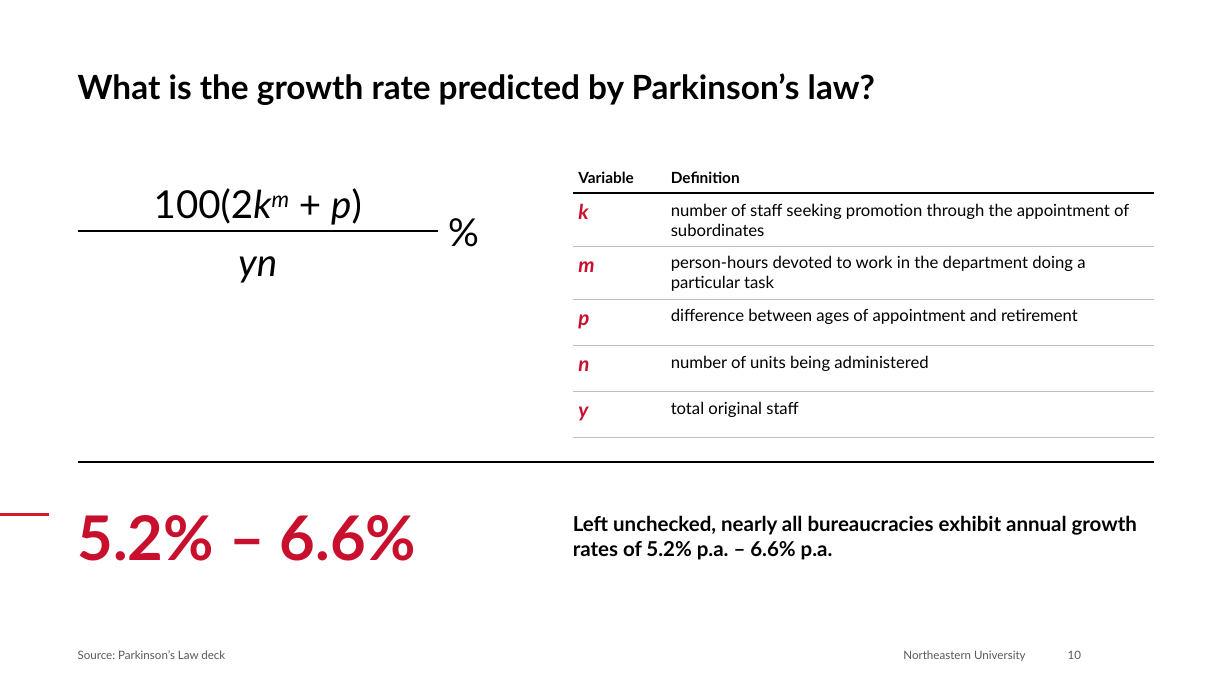
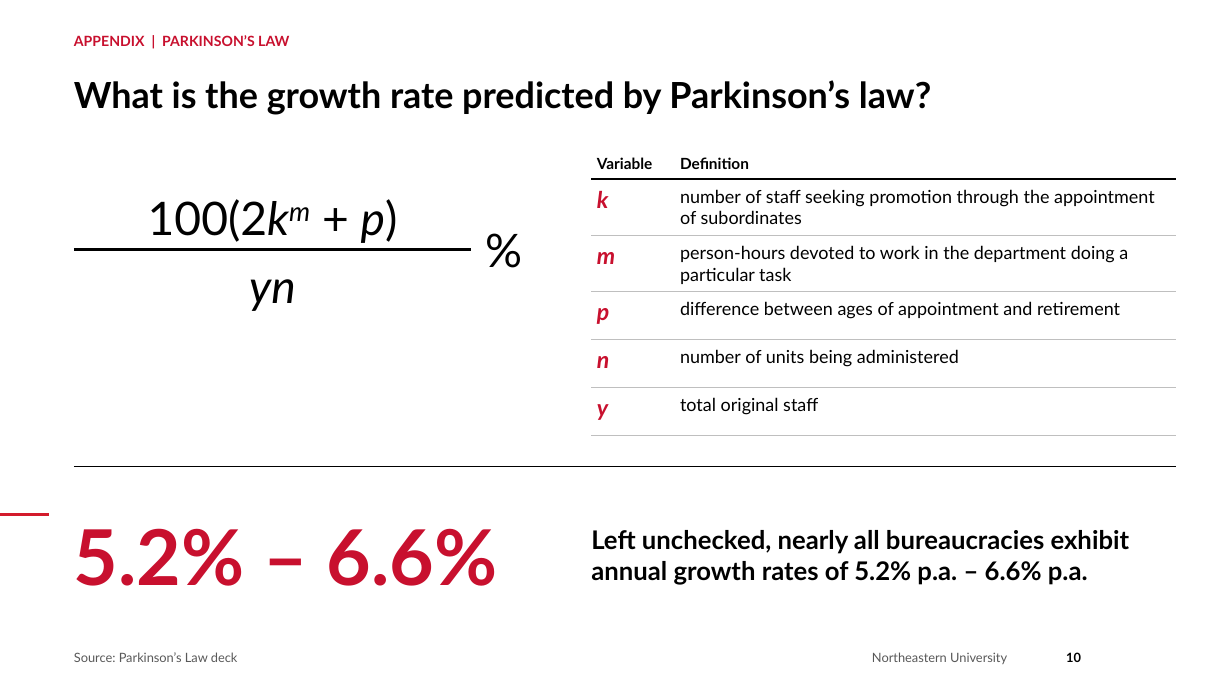
Before and after one commit to brettcsweet/Tonys-repo, a slide deck: slide 10 of 2026-09-29_Role_of_the_Center_Northeastern.pptx. Drawn at 1232x693 pixels with LibreOffice and Linux fonts; fonts in the diff are those of the drawing; background and template pictures are left out. Boxes give left, top, right and bottom in pixels: in the first picture for what was removed or moved away, otherwise in the second. Text is boxed around its words. In the diff, an @@ line names an element or a change of style, - is before the commit and + after.

```diff
--- a/2026-09-29_Role_of_the_Center_Northeastern.pptx
+++ b/2026-09-29_Role_of_the_Center_Northeastern.pptx
@@ text "What is the growth rate ...": place and size @@
-text "What is the growth rate ..." at (78, 73, 875, 105)
+text "What is the growth rate ..." at (74, 80, 931, 115)
@@ text "What is the growth rate ..." at (74, 80, 931, 115): size 26 to 28 pt @@
@@ text added at (74, 35, 289, 46), 11 pt, text #C8102E, bold @@
+APPENDIX | PARKINSON’S LAW
@@ table at (592, 148, 1177, 424) @@
@@ size 16 to 18 pt in "k", "m", "p", "n" and 1 more places @@
@@ size 13 to 14 pt @@
@@ borders changed @@
@@ table: place and size @@
-table at (573, 162, 1154, 438)
+table at (592, 148, 1177, 424)
@@ text "100(2km + p)": place and size @@
-text "100(2km + p)" at (154, 188, 362, 225)
+text "100(2km + p)" at (148, 199, 398, 243)
@@ size 30 to 36 pt in 3 elements at (148, 199, 398, 243), (249, 279, 296, 311), (485, 217, 559, 282) @@
@@ text "%": place and size @@
-text "%" at (448, 203, 522, 259)
+text "%" at (485, 217, 559, 282)
@@ text "yn": place and size @@
-text "yn" at (238, 256, 277, 283)
+text "yn" at (249, 279, 296, 311)
@@ line moved from (78, 231) - (438, 231) to (74, 250) - (471, 250) @@
@@ line (74, 250) - (471, 250): stroke #000000 1.5 pt to #000000 1.75 pt @@
@@ line moved from (78, 462) - (1154, 462) to (74, 467) - (1177, 467) @@
@@ text "5.2% – 6.6%" at (74, 528, 498, 586): size 48 to 60 pt @@
@@ text "Left unchecked, nearly all bureaucracies ...": place and size @@
-text "Left unchecked, nearly all bureaucracies ..." at (573, 515, 1137, 560)
+text "Left unchecked, nearly all bureaucracies ..." at (591, 530, 1130, 585)
@@ text "Left unchecked, nearly all bureaucracies ..." at (591, 530, 1130, 585): size 16 to 20 pt @@
@@ text "Source: Parkinson’s Law deck" at (74, 652, 238, 662): size 9 to 10 pt @@
@@ text "Northeastern University" at (872, 652, 1007, 664): size 9 to 10 pt @@
@@ text "Northeastern University": place and size @@
-text "Northeastern University" at (903, 650, 1026, 661)
+text "Northeastern University" at (872, 652, 1007, 664)
@@ page number at (1066, 652, 1081, 662): size 9 to 10 pt, text colour #595959 to #000000, bold on @@
```
Also in this commit, not shown: 8 other slides changed, 3 slides added.
